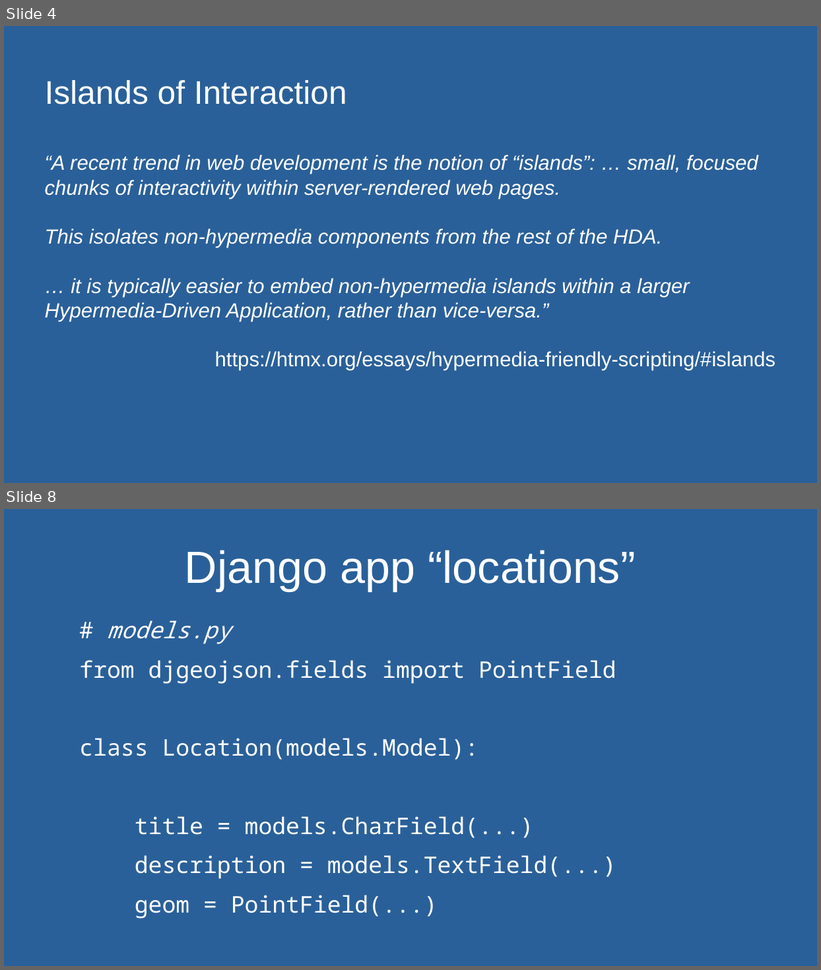
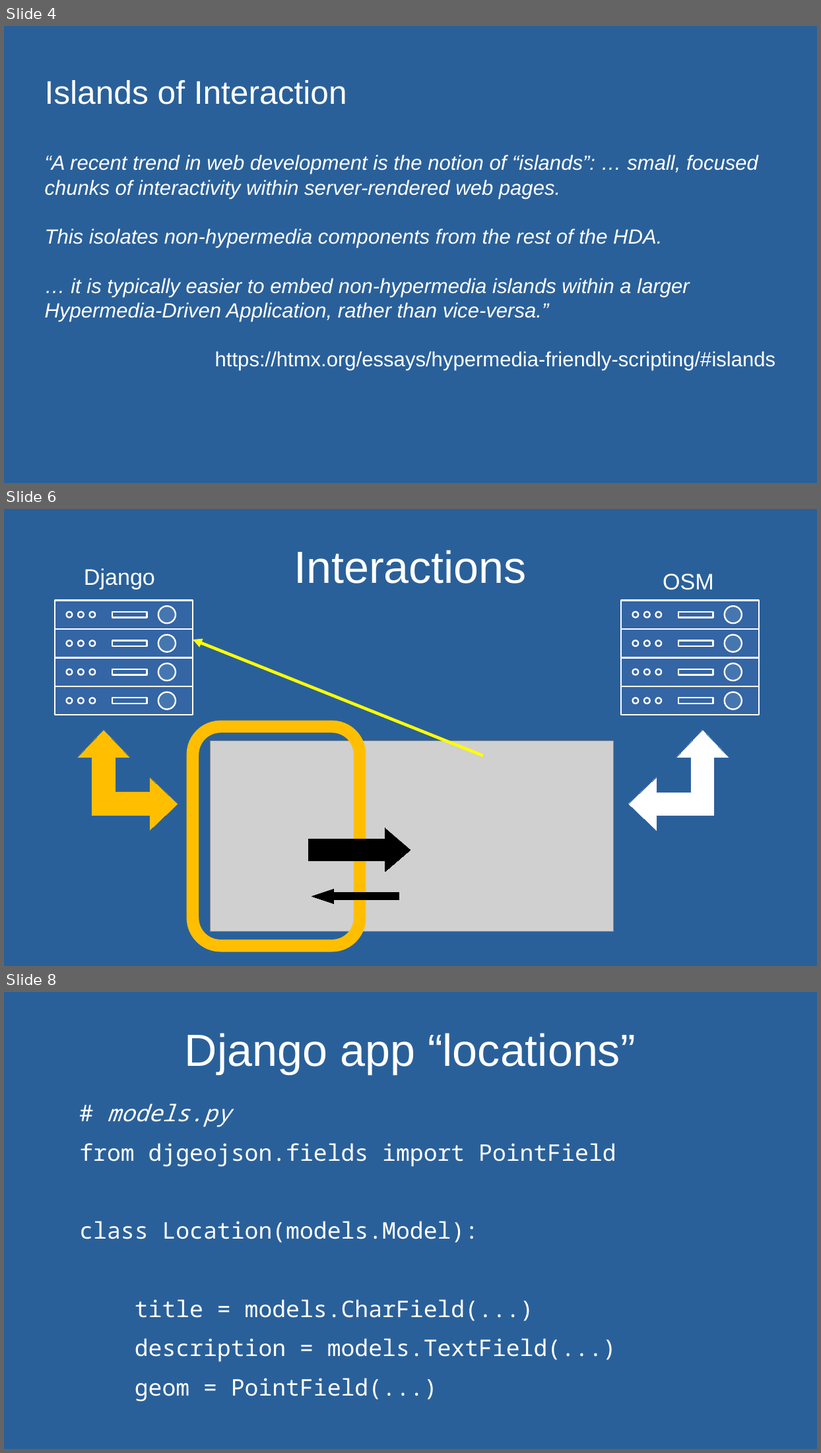
Before and after one commit to andywar65/map_swap_example, a slide deck: hypermedia_driven_maps.odp. Shown one above the other, each under a label of ours: slides 4 and 8 before the commit, slides 4, 6 and 8 after it; the slides between them are not shown. The pictures are 821x970 and 821x1453 pixels, drawn with LibreOffice and Linux fonts; fonts in the diff are those of the drawing; grey boxes stand for pictures. Boxes give left, top, right and bottom in pixels: in the first picture for what was removed or moved away, otherwise in the second. Text is boxed around its words. In the diff, an @@ line names an element or a change of style, - is before the commit and + after.

```diff
--- a/hypermedia_driven_maps.odp
+++ b/hypermedia_driven_maps.odp
@@ slide 6 added at [4, 509, 817, 966], background #2A6099 @@
@@ title added at [294, 550, 527, 584], 44 pt, text #FFFFFF @@
+Interactions
@@ text added at [84, 568, 155, 590], 22 pt, text #FFFFFF @@
+Django
@@ text added at [663, 574, 714, 590], 22 pt, text #FFFFFF @@
+OSM
@@ arrow added from (484, 757) to (193, 640), #FFFF00 3 pt @@
@@ group added at [55, 601, 193, 716]: 16 ellipses, 8 rectangles @@
@@ group added at [622, 601, 760, 716]: 16 ellipses, 8 rectangles @@
@@ freeform shape added at [77, 729, 178, 832], fill #FFBF00, outline #3465A4 0 pt @@
@@ freeform shape added at [193, 727, 360, 946], outline #FFBF00 11.99 pt @@
@@ picture added at [211, 741, 614, 933] @@
@@ freeform shape added at [628, 729, 730, 832], fill #FFFFFF, outline #3465A4 0 pt @@
@@ right arrow added at [309, 828, 411, 872], fill #000000, outline #000000 0 pt @@
@@ right arrow added at [312, 890, 399, 904], fill #000000, outline #000000 0 pt @@
```
Also in this commit, not shown: 7 slides changed, 9 other slides added, 3 slides removed.
